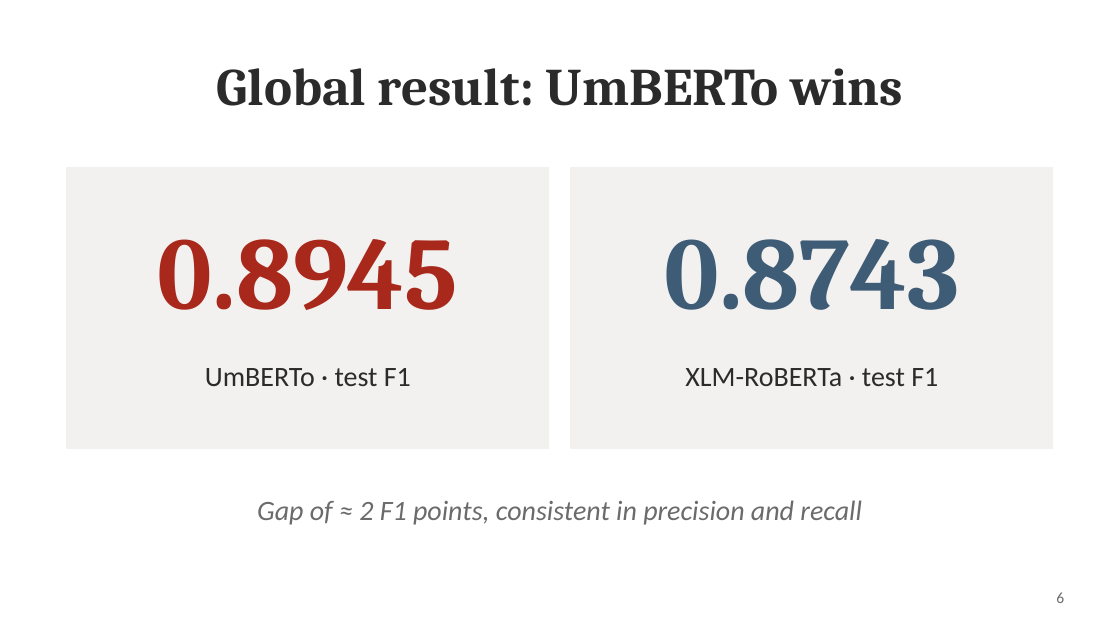
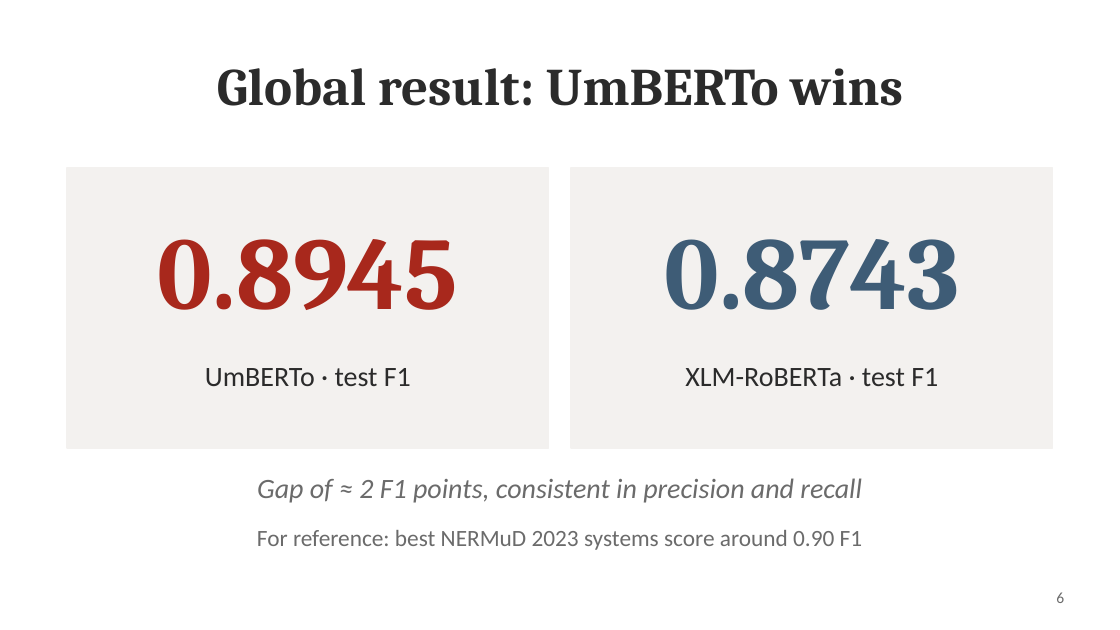
Before and after one commit to oManuelmo/nlp, a slide deck: slide 6 of presentation/Italian_NER_Presentation.pptx. Drawn at 1120x630 pixels with LibreOffice and Linux fonts; fonts in the diff are those of the drawing. Boxes give left, top, right and bottom in pixels: in the first picture for what was removed or moved away, otherwise in the second. Text is boxed around its words. In the diff, an @@ line names an element or a change of style, - is before the commit and + after.

```diff
--- a/presentation/Italian_NER_Presentation.pptx
+++ b/presentation/Italian_NER_Presentation.pptx
@@ text "Gap of ≈ 2 F1 ..." moved from (x1=257, y1=500, x2=862, y2=525) to (x1=257, y1=478, x2=862, y2=503) @@
@@ text added at (x1=257, y1=530, x2=863, y2=550), 15 pt, text #6B6B6B @@
+For reference: best NERMuD 2023 systems score around 0.90 F1
```
Also in this commit, not shown: 5 other slides changed, 1 other file.
